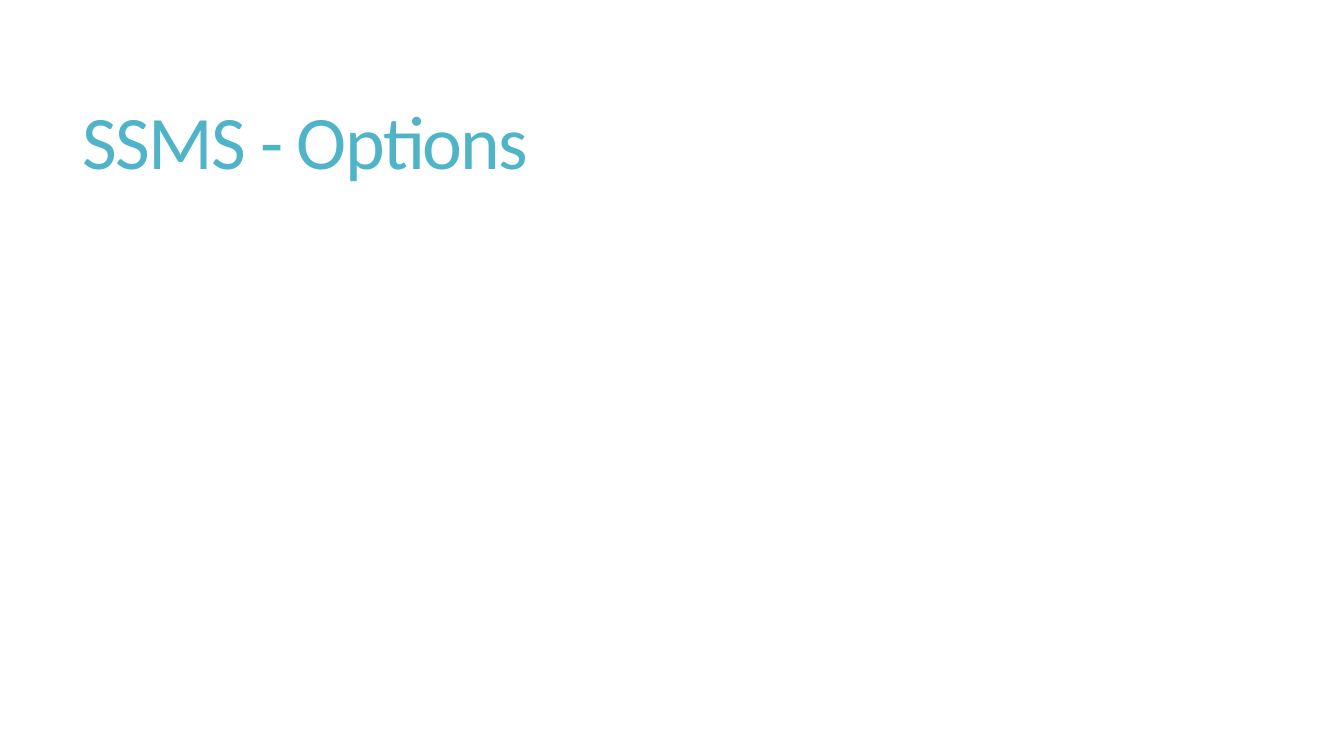
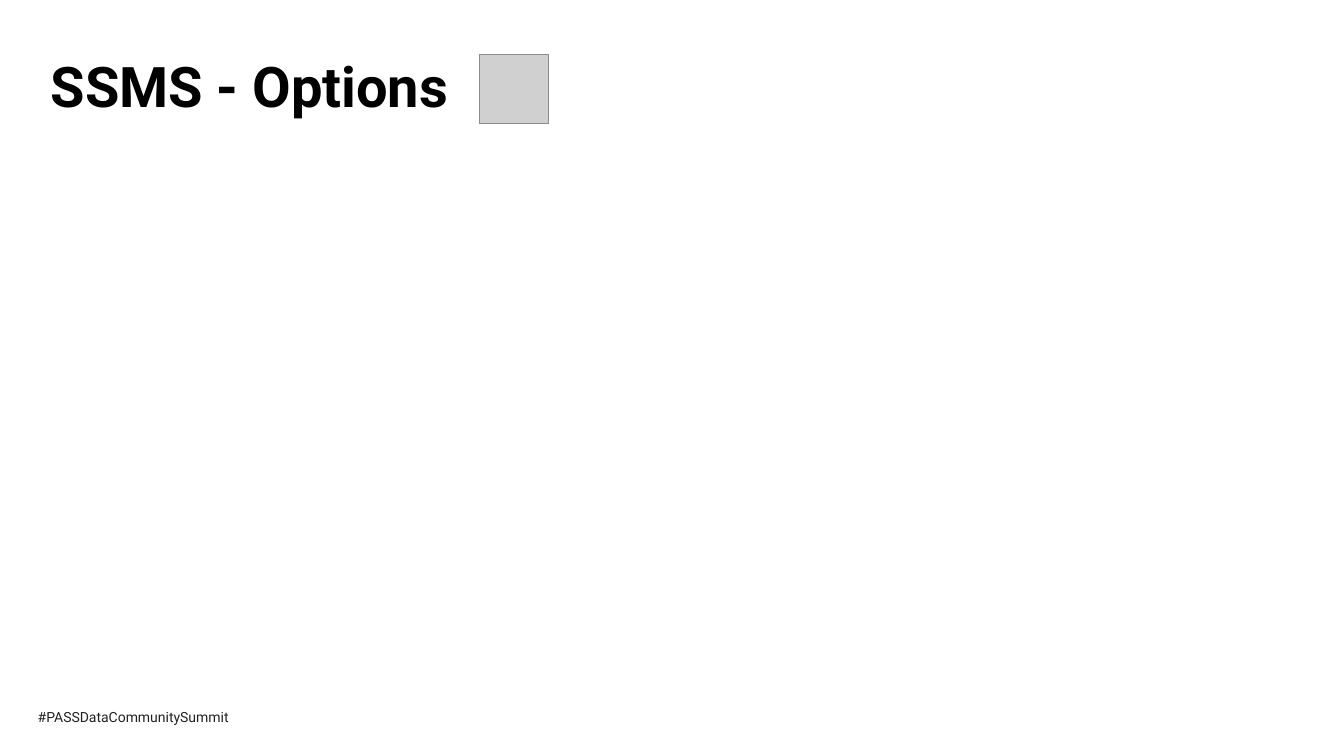
Before and after one commit to BarneyLawrence/Sessions-TSQL-BeyondTheBasics, a slide deck: slide 6 of T-SQL - Beyond the Basics.pptx. Drawn at 1344x756 pixels with LibreOffice and Linux fonts; fonts in the diff are those of the drawing; grey boxes stand for pictures; background and template pictures are left out. Boxes give left, top, right and bottom in pixels: in the first picture for what was removed or moved away, otherwise in the second. Text is boxed around its words. In the diff, an @@ line names an element or a change of style, - is before the commit and + after.

Commit message:
Final updates for PASS Summit 2020

```diff
--- a/T-SQL - Beyond the Basics.pptx
+++ b/T-SQL - Beyond the Basics.pptx
@@ title "SSMS - Options": place and size @@
-title "SSMS - Options" at (83,116,528,181)
+title "SSMS - Options" at (51,65,449,119)
@@ title "SSMS - Options" at (51,65,449,119): size 54 to 40 pt, font Calibri to Roboto, text colour #50B4C8 to #000000, letter spacing -1.2 to 0 pt, bold on; line spacing 0.85 to 0.9; vertical alignment middle to top @@
@@ picture added at (480,54,549,124) @@
@@ text added at (38,712,229,725), 10 pt, text #222222 @@
+#PASSDataCommunitySummit
```
Also in this commit, not shown: 10 other slides changed, 12 slides added, 6 slides removed, 15 other files.
